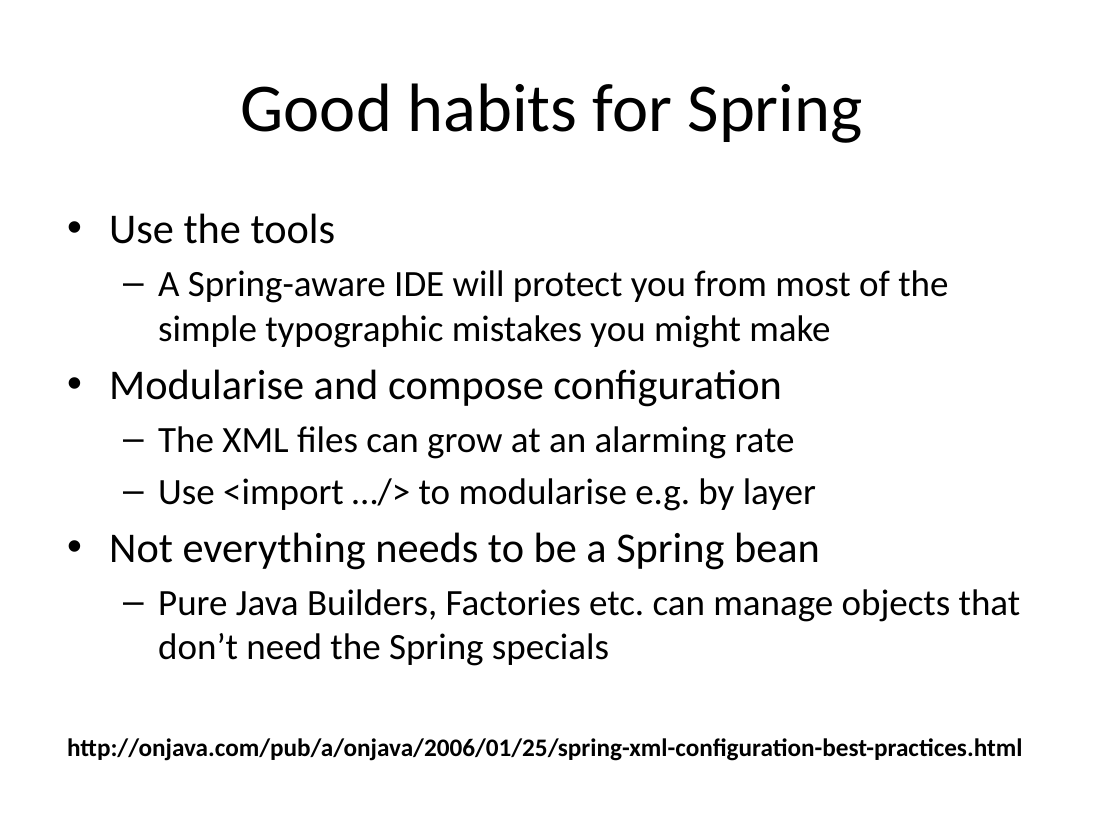
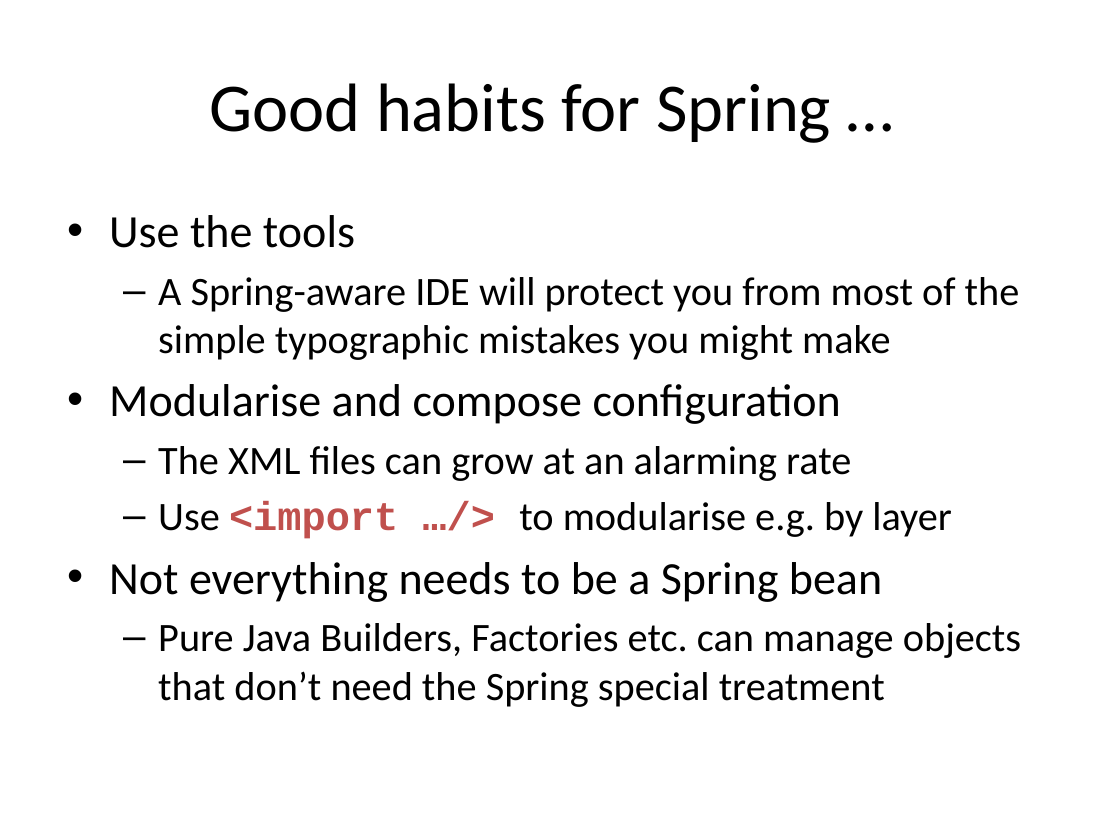
Before and after one commit to tonybaines/spring-hibernate, a slide deck: slide 18 of Spring + Hibernate.pptx (slide 17 before the commit). Drawn at 1120x840 pixels with LibreOffice and Linux fonts; fonts in the diff are those of the drawing. Boxes give left, top, right and bottom in pixels: in the first picture for what was removed or moved away, otherwise in the second. Text is boxed around its words. In the diff, an @@ line names an element or a change of style, - is before the commit and + after.

Commit message:
Some tweaks to the Spring configs to reflect good practice, slides updated

```diff
--- a/Spring + Hibernate.pptx
+++ b/Spring + Hibernate.pptx
@@ title at box(209, 83, 831, 143): text changed @@
-Good habits for Spring
+Good habits for Spring …
@@ text at box(109, 215, 1020, 602): size 27.2 to 29.6 pt in "Use the tools", "Modularise and compose configuration", "Not everything needs to be a Spring ..."; size 23.8 to 25.9 pt in "A Spring-aware IDE will protect you from ...", "The XML files can grow at an ...", "Use <import …/> to modularise e.g. by ..."; font Calibri to Courier New, text colour #000000 to #C0504D, bold on in "<import …/>" @@
@@ text at box(158, 623, 1021, 707): text changed; size 16.1 to 25.9 pt; bold off @@
-  – Pure Java Builders, Factories etc. can manage objects that don’t need the Spring specials
-http://onjava.com/pub/a/onjava/2006/01/25/spring-xml-configuration-best-practices.html
+  – Pure Java Builders, Factories etc. can manage objects that don’t need the Spring special treatment
```
Also in this commit, not shown: 3 slides added, 4 other files.
